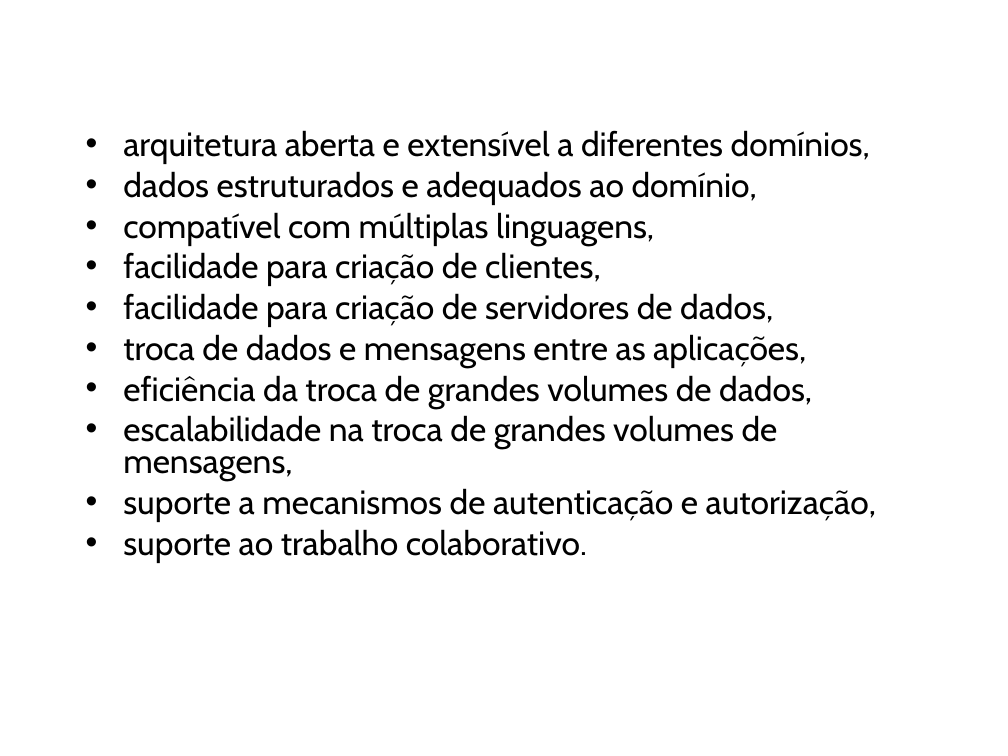
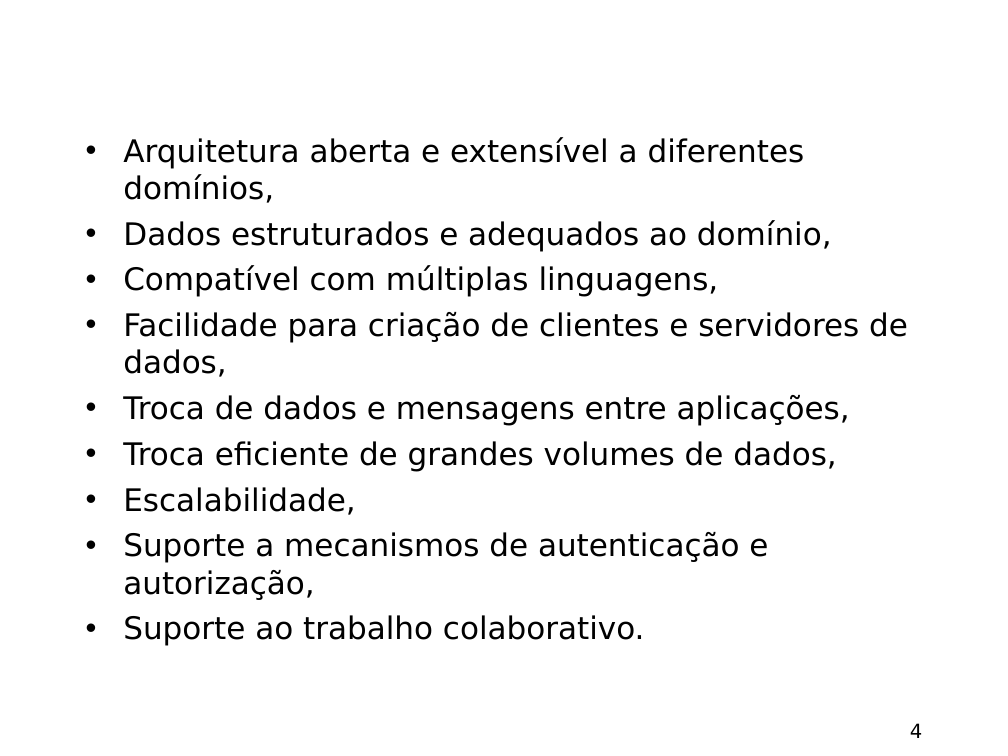
Before and after one commit to amadeubarbosa/openbus-core, a slide deck: slide 4 of docs/apresentacao/OpenBUS.ppt (slide 5 before the commit). Drawn at 1008x756 pixels with LibreOffice and Linux fonts; fonts in the diff are those of the drawing; background and template pictures are left out. Boxes give left, top, right and bottom in pixels: in the first picture for what was removed or moved away, otherwise in the second. Text is boxed around its words. In the diff, an @@ line names an element or a change of style, - is before the commit and + after.

```diff
--- a/docs/apresentacao/OpenBUS.ppt
+++ b/docs/apresentacao/OpenBUS.ppt
@@ text at [123, 137, 908, 646]: text changed; size 24 to 22.2 pt; font Cabin to DejaVu Sans @@
-• arquitetura aberta e extensível a diferentes domínios,
-• dados estruturados e adequados ao domínio,
-• compatível com múltiplas linguagens,
-• facilidade para criação de clientes,
-• facilidade para criação de servidores de dados,
-• troca de dados e mensagens entre as aplicações,
-• eficiência da troca de grandes volumes de dados,
-• escalabilidade na troca de grandes volumes de mensagens,
-• suporte a mecanismos de autenticação e autorização,
-• suporte ao trabalho colaborativo.
+• Arquitetura aberta e extensível a diferentes domínios,
+• Dados estruturados e adequados ao domínio,
+• Compatível com múltiplas linguagens,
+• Facilidade para criação de clientes e servidores de dados,
+• Troca de dados e mensagens entre aplicações,
+• Troca eficiente de grandes volumes de dados,
+• Escalabilidade,
+• Suporte a mecanismos de autenticação e autorização,
+• Suporte ao trabalho colaborativo.
@@ page number added at [910, 723, 922, 738], 14 pt, text #000000 @@
+4
```
Also in this commit, not shown: 22 other slides changed, 4 slides added, 1 slide removed.
